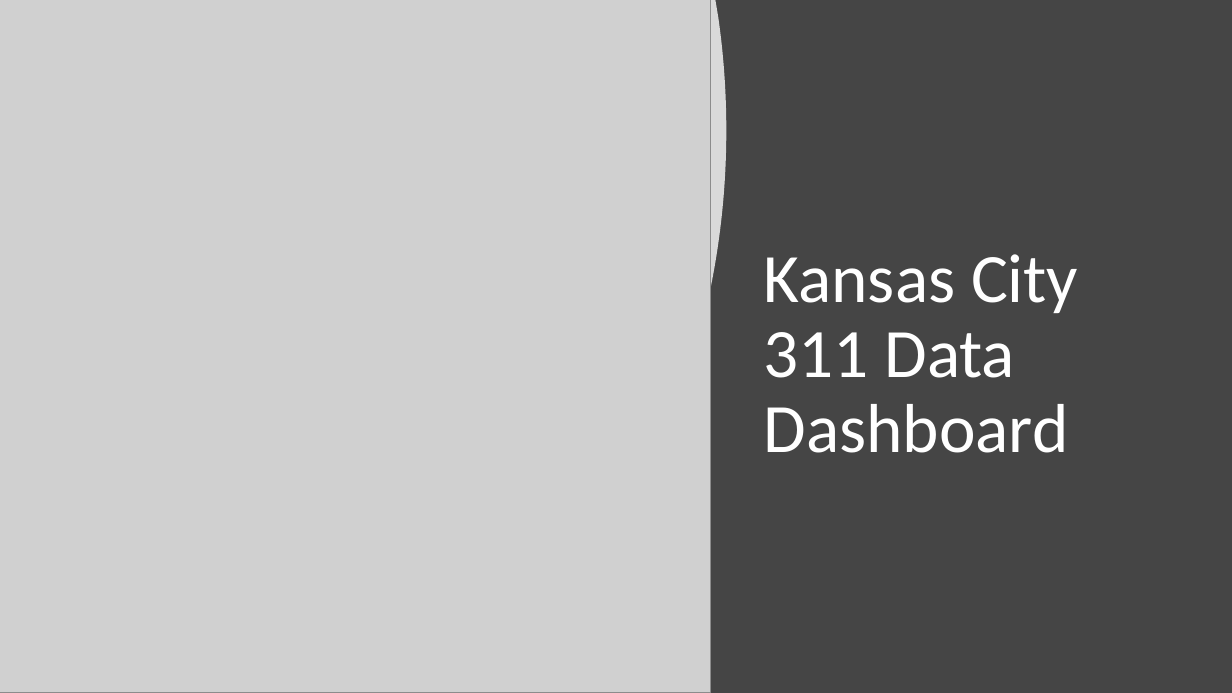
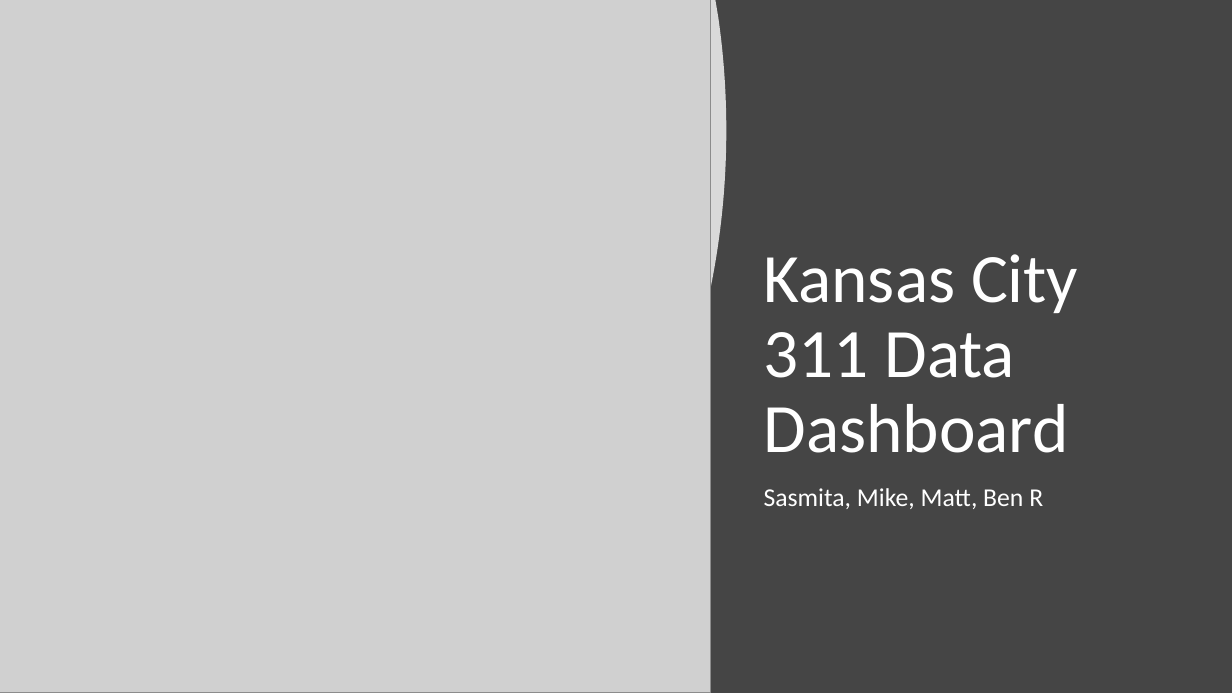
Before and after one commit to Sasmita28/city-service, a slide deck: slide 1 of BootcampProject2Presentation.pptx. Drawn at 1232x693 pixels with LibreOffice and Linux fonts; fonts in the diff are those of the drawing; grey boxes stand for pictures. Boxes give left, top, right and bottom in pixels: in the first picture for what was removed or moved away, otherwise in the second. Text is boxed around its words. In the diff, an @@ line names an element or a change of style, - is before the commit and + after.

```diff
--- a/BootcampProject2Presentation.pptx
+++ b/BootcampProject2Presentation.pptx
@@ subtitle added at box(764, 488, 1043, 509), 20 pt, text #FFFFFF @@
+Sasmita, Mike, Matt, Ben R
```
Also in this commit, not shown: 10 other slides changed, 4 slides removed, 8 other files.
